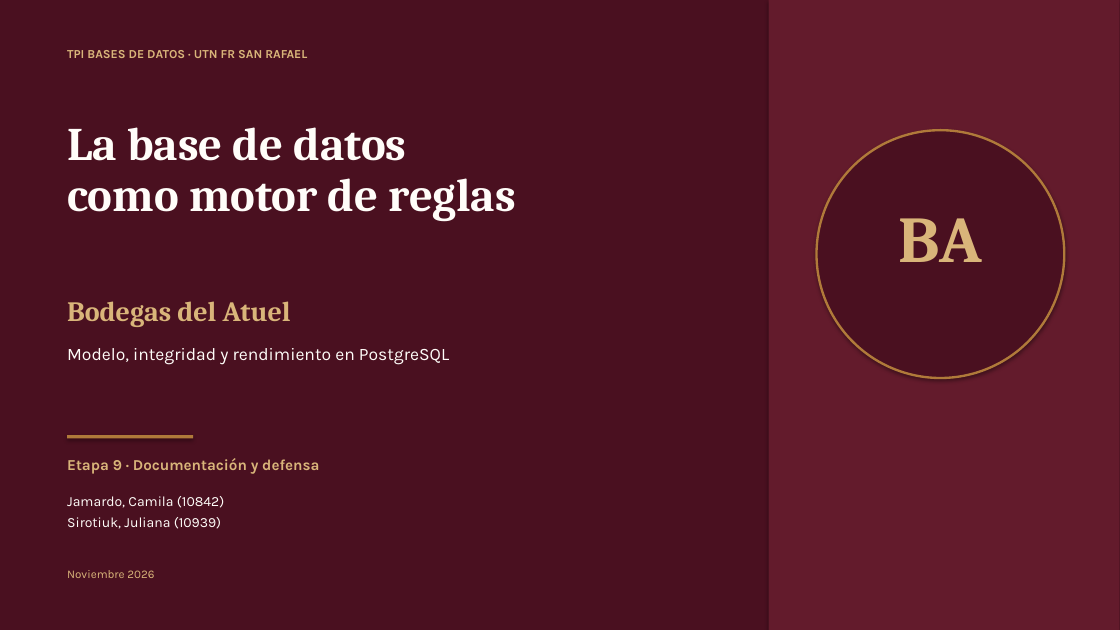
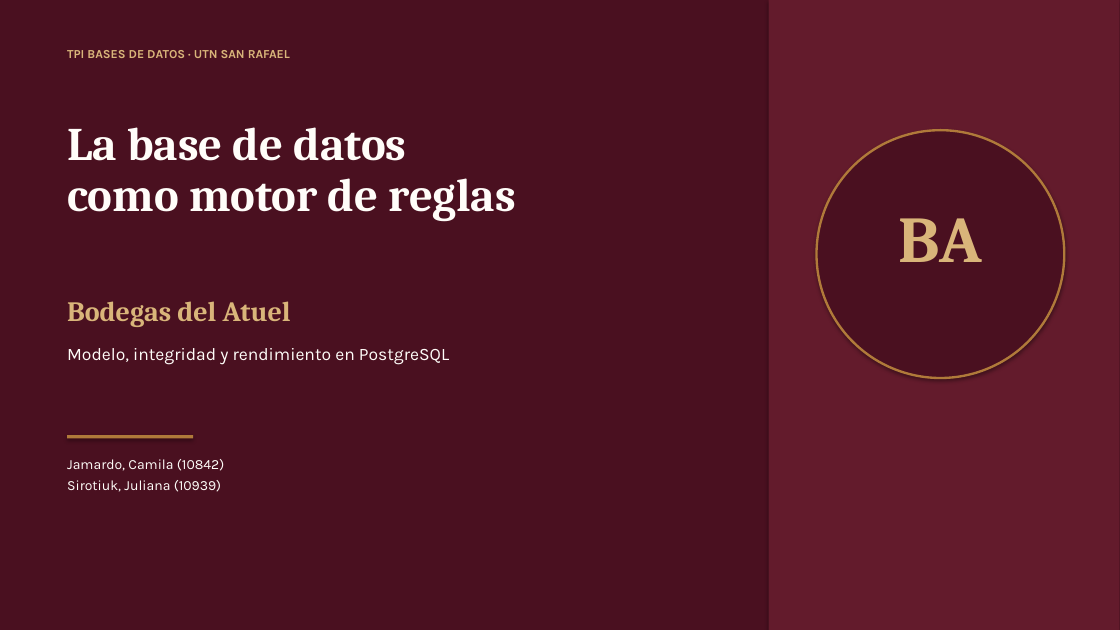
Before and after one commit to camjamardo-create/gestion-bodegas-del-atuel, a slide deck: slide 1 of docs/presentacion/Bodegas_del_Atuel_Etapa9.pptx. Drawn at 1120x630 pixels with LibreOffice and Linux fonts; fonts in the diff are those of the drawing. Boxes give left, top, right and bottom in pixels: in the first picture for what was removed or moved away, otherwise in the second. Text is boxed around its words. In the diff, an @@ line names an element or a change of style, - is before the commit and + after.

```diff
--- a/docs/presentacion/Bodegas_del_Atuel_Etapa9.pptx
+++ b/docs/presentacion/Bodegas_del_Atuel_Etapa9.pptx
@@ text at <box>67,50,290,58</box>: text changed @@
-TPI BASES DE DATOS · UTN FR SAN RAFAEL
+TPI BASES DE DATOS · UTN SAN RAFAEL
@@ text "Jamardo, Camila (10842) Sirotiuk, Juliana ...": place and size @@
-text "Jamardo, Camila (10842) Sirotiuk, Juliana ..." at <box>67,496,224,529</box>
+text "Jamardo, Camila (10842) Sirotiuk, Juliana ..." at <box>67,459,224,492</box>
@@ text removed at <box>67,458,319,474</box> @@
-Etapa 9 · Documentación y defensa
@@ text removed at <box>67,570,154,578</box> @@
-Noviembre 2026
```
Also in this commit, not shown: 12 other slides changed, 3 other files.
